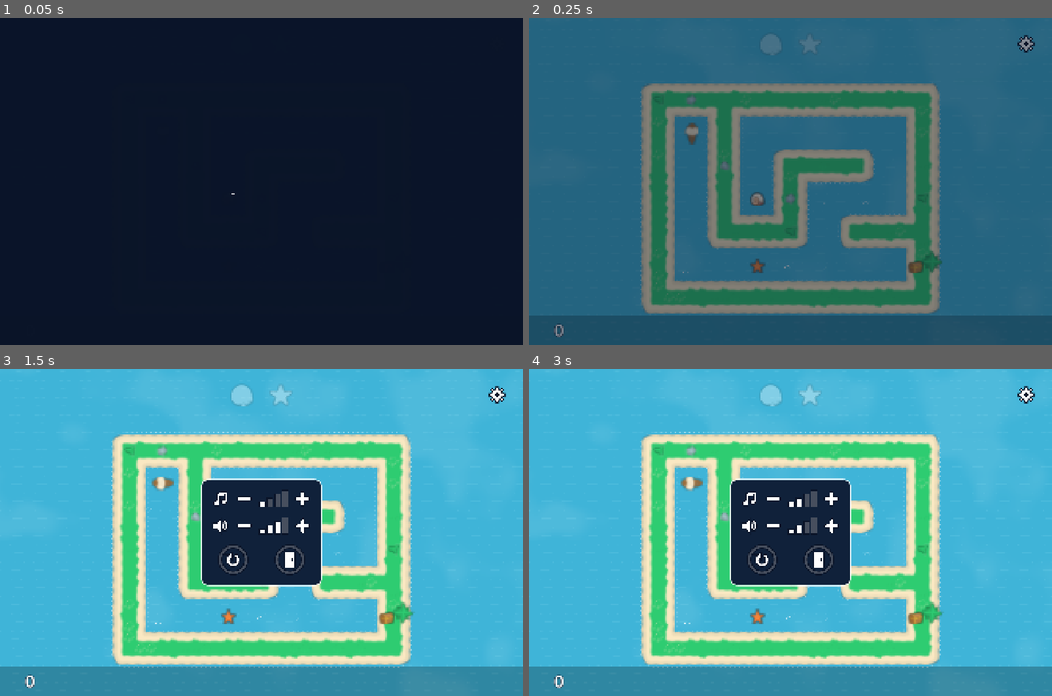
Above: before the commit, frames 1-4 (two rows, left to right).
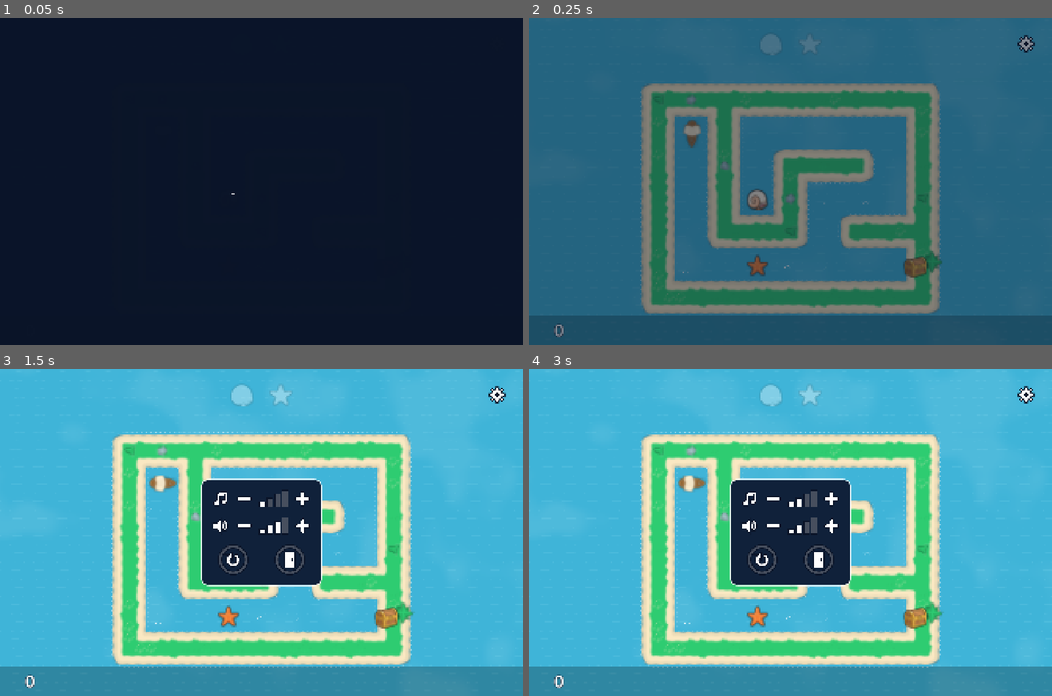
Above: after the commit, the same moments.

Repository: matteoantoci/treasure-bay
Game: Godot game, scene res://main.tscn
Two runs of this game, one before a commit and one after it. Both use one fixed random seed, a clock stepped at 60 frames per second and the inputs below. Sound files missing from this copy of the repository are replaced by a short silence.
Inputs (mouse positions are in pixels of both pictures, inside the frame that each line leads up to):
- Up to frame 1 (0.05 s): no input
- Up to frame 2 (0.25 s): no input
- Up to frame 3 (1.5 s): tap Enter at 0.5, 0.6 s; move the mouse to (496, 395) at 0.52 s; hold Right (move_right) 0.53-1.25 s; click (496, 395) at 0.67 s; tap Space at 0.77 s; click (245, 499) at 1.27 s
- Up to frame 4 (3 s): click (832, 499) at 2.02 s; click (774, 525) at 2.77 s

The runs differ from the first frame. In frame 2, 0.6% of the frame differs, in the area x 29-77%, y 31-80%; in frame 3, 0.5%; in frame 4, 0.5%.

Commit message:
Make the Items, the boat and the chest larger

Diff:
--- a/src/boat_view.gd
+++ b/src/boat_view.gd
@@ -1,4 +1,4 @@
-## The Kenney boat with the white sail, 54 x 86 px at a 130 px tile (spec 7.1, 10). The node scale
+## The Kenney boat with the white sail, 69 x 110 px at a 130 px tile (spec 7.1, 10). The node scale
 ## sets the tile size, and the node rotation the boat direction. The bow of boat_white_sail.png
 ## points down at rotation 0.
 ##
@@ -8,8 +8,9 @@
 extends Node2D
 
 const TEXTURE := preload("res://assets/kenney/ships/boat_white_sail.png")
-## The longer side in px of the prototype tile (ScreenLayout.PROTOTYPE_TILE_PX).
-const LENGTH_PX := 86.0
+## The longer side in px of the prototype tile (ScreenLayout.PROTOTYPE_TILE_PX). The shorter side
+## keeps the aspect of the picture.
+const LENGTH_PX := 110.0
 
 ## True while the boat does not move: it rocks and bobs.
 var idle := true
@@ -40,6 +41,11 @@
 	return Motion.boat_bob(time) if idle else 0.0
 
 
+## The boat picture in node px, at rotation 0, without the rock, the bob, and the hop.
+func hull_rect() -> Rect2:
+	return ScreenLayout.sprite_rect(Vector2.ZERO, TEXTURE.get_size(), LENGTH_PX)
+
+
 func _process(delta: float) -> void:
 	time += delta
 	queue_redraw()
@@ -48,4 +54,4 @@
 func _draw() -> void:
 	# The bob goes down on the screen, whatever the boat direction.
 	draw_set_transform(Vector2(0, bob()).rotated(-rotation), rock(), Vector2(1, hop_scale))
-	draw_texture_rect(TEXTURE, ScreenLayout.sprite_rect(Vector2.ZERO, TEXTURE.get_size(), LENGTH_PX), false)
+	draw_texture_rect(TEXTURE, hull_rect(), false)
--- a/src/items_view.gd
+++ b/src/items_view.gd
@@ -5,7 +5,7 @@
 extends Node2D
 
 ## The Item size in px of the prototype tile (spec 10).
-const ITEM_PX := 60.0
+const ITEM_PX := 90.0
 const SPARKLE_COLOUR := Color.WHITE
 
 ## Seconds of idle motion.
--- a/src/labyrinth_view.gd
+++ b/src/labyrinth_view.gd
@@ -11,8 +11,8 @@
 const KENNEY_TILES_DIR := "res://assets/kenney/tiles/"
 const CHEST_CLOSED := preload("res://assets/sprites/goal/chest_closed.png")
 const CHEST_OPEN := preload("res://assets/sprites/goal/chest_open.png")
-## The chest has the Item size: 60 px of the prototype tile (spec 10, Open gap 3).
-const CHEST_PX := 60.0
+## The chest is 100 px of the prototype tile (spec 10, Open gap 3).
+const CHEST_PX := 100.0
 ## Sizes of a whole Kenney tile picture, in Labyrinth tiles: a rock or bush fills the grass top of
 ## its island, and the palm crown is larger than the chest.
 const DECORATION_TILES := 0.5
--- a/tests/test_main_look.gd
+++ b/tests/test_main_look.gd
@@ -57,9 +57,43 @@
 		t.assert_true(view.palm.visible and view.chest.visible, label + "palm and chest show")
 		t.assert_true(island.has_point(view.palm.position) and view.palm.position.x > island.get_center().x, label + "palm at the far side of the Goal island")
 		t.assert_true(island.has_point(view.chest.position) and view.chest.position.x < island.get_center().x, label + "chest at the side next to the Goal square")
-		var chest_px: float = (view.chest.texture.get_size() * view.chest.scale).x
-		t.assert_true(absf(chest_px - 60.0 * tile_px / 130.0) < 0.01, label + "chest is 60 px of the 130 px tile")
 		t.assert_true(not view.decorations().values().has(IslandLook.PALM), label + "no palm on a wall island")
+	await Scene.remove(t, main)
+	return true
+
+
+## At 1920 x 1200, in the small Labyrinth 1 and the large Labyrinth 20, the Item is 90 px, the
+## boat 69 x 110 px, and the chest 100 px of the 130 px tile (play-improvements spec, part 2).
+func test_items_boat_and_chest_have_their_sizes_in_labyrinths_1_and_20(t) -> bool:
+	var main := await Scene.add_main(t)
+	# The headless window is square. The window size of a 16:10 screen gives the visible rect of
+	# the Child's screen.
+	var window_size: Vector2i = t.root.size
+	t.root.size = Vector2i(1920, 1200)
+	await t.process_frame
+	t.assert_eq(main.get_viewport().get_visible_rect().size, Vector2(1920, 1200), "the screen is 1920 x 1200")
+	var tile_px := {1: 121.0, 20: 56.0}
+	for number: int in tile_px:
+		_show(main, number)
+		var view: LabyrinthView = main.get_node("LabyrinthView")
+		var items: ItemsView = main.get_node("Items")
+		var boat: BoatView = main.get_node("Boat")
+		var s: float = view.tile_px / 130.0
+		var label := "Labyrinth %d: " % number
+		t.assert_eq(view.tile_px, tile_px[number], label + "tile px at 1920 x 1200")
+		t.assert_true(items.shown_ids().size() >= 2, label + "Items show")
+		for item_id in items.shown_ids():
+			var sprite := items.sprite_of(item_id)
+			var item_size := sprite.texture.get_size() * sprite.global_scale
+			t.assert_true(absf(maxf(item_size.x, item_size.y) - 90.0 * s) < 0.01, label + "Item %s is 90 px" % item_id)
+		var hull: Vector2 = boat.hull_rect().size * boat.global_scale
+		t.assert_true(absf(hull.y - 110.0 * s) < 0.01, label + "the boat is 110 px long")
+		t.assert_true(hull.x >= 69.0 * s and hull.x < 70.0 * s, label + "the boat is 69 px wide (%.2f)" % (hull.x / s))
+		var picture := BoatView.TEXTURE.get_size()
+		t.assert_true(absf(hull.x / hull.y - picture.x / picture.y) < 0.001, label + "the boat keeps the aspect of its picture")
+		var chest: Vector2 = view.chest.texture.get_size() * view.chest.global_scale
+		t.assert_true(absf(maxf(chest.x, chest.y) - 100.0 * s) < 0.01, label + "the chest is 100 px")
+	t.root.size = window_size
 	await Scene.remove(t, main)
 	return true
 
--- a/tests/test_main_motion.gd
+++ b/tests/test_main_motion.gd
@@ -47,11 +47,19 @@
 	t.assert_eq(effects.flying_items().size(), 1, "the Item flies")
 	t.assert_eq(row.fills[1].modulate.a, 0.0, "its outline is still empty")
 	var bounce_scale: Vector2 = row.outlines[1].scale
+	var flying := effects.flying_items()[0]
+	var texture_px := maxf(flying.texture.get_width(), flying.texture.get_height())
+	var smallest := INF
 	while row.fills[1].modulate.a == 0.0 and _seconds_since(start) < 2.0:
+		if is_instance_valid(flying):
+			smallest = minf(smallest, texture_px * flying.scale.x)
 		await t.process_frame
 	_near(t, _seconds_since(start), Motion.item_fly_arrival(), "the outline starts to fill at the arrival of the Item")
 	t.assert_true(row.outlines[1].scale.x > bounce_scale.x, "the outline bounces from a larger size")
 	t.assert_eq(effects.flying_items().size(), 0, "the Item is in its outline")
+	# The Item is 90 px of the 130 px tile on the water, and it shrinks to 0.55 times that size.
+	var item_px: float = 90.0 * main.get_node("LabyrinthView").tile_px / 130.0
+	t.assert_true(absf(smallest / item_px - 0.55) < 0.02, "the Item shrinks to 0.55 times its size (%.3f)" % (smallest / item_px))
 	await Scene.remove(t, main)
 	return true
 
@@ -90,7 +98,9 @@
 
 ## The Sea friend grows next to the Goal island at the far side, away from the chest and the boat,
 ## so the open chest and the boat stay in view (spec 6.2, 8.5, 8.6, Open gap 3). The check uses the
-## box of the opaque pixels of each of the 20 Sea friend pictures at the end of the growth.
+## box of the opaque pixels of each of the 20 Sea friend pictures at the end of the growth. A corner
+## is at most a quarter of the chest box: the 100 px chest of the play-improvements spec reaches up
+## to the lower-left corner of the Sea friend.
 func test_the_sea_friend_leaves_the_open_chest_and_the_boat_in_view(t) -> bool:
 	var main := await Scene.add_main(t)
 	var view: LabyrinthView = main.get_node("LabyrinthView")
@@ -112,7 +122,7 @@
 		var texture: Texture2D = load(SeaFriends.texture_path(id))
 		var shape := _opaque_rect(texture, friend.position, Motion.FRIEND_PX * Motion.FRIEND_SCALE * s)
 		var on_chest := shape.intersection(chest).get_area() / chest.get_area()
-		t.assert_true(on_chest <= 0.2, "%s covers at most a corner of the open chest (%.2f of its box)" % [id, on_chest])
+		t.assert_true(on_chest <= 0.25, "%s covers at most a corner of the open chest (%.2f of its box)" % [id, on_chest])
 		t.assert_true(not shape.intersects(boat_rect), "%s does not cover the boat" % id)
 	await Scene.remove(t, main)
 	return true
@@ -134,7 +144,6 @@
 func test_a_new_area_shows_its_first_item_big_in_the_centre(t) -> bool:
 	var main := await Scene.add_main(t)
 	var fade: FadeView = main.get_node("Fade")
-	var items: ItemsView = main.get_node("Items")
 	_show(main, 5)
 	# The times start when Labyrinth 6 shows, with the fade-in.
 	var start := [0]
@@ -156,8 +165,9 @@
 		if fade_out_at < 0.0 and fade.area_item.modulate.a < 1.0:
 			fade_out_at = _seconds_since(start[0])
 		await t.process_frame
-	var item_px: float = items.item_px()
-	t.assert_true(biggest > 1.99 * item_px and biggest < 2.4 * item_px, "it grows to 2 times the Item size (with the back overshoot)")
+	# The Item is 90 px of the 130 px tile of Labyrinth 6.
+	var item_px: float = 90.0 * main.get_node("LabyrinthView").tile_px / 130.0
+	t.assert_true(biggest > 1.99 * item_px and biggest < 2.4 * item_px, "it grows to 2 times the Item size of 90 px (with the back overshoot)")
 	# The first frame after the new Labyrinth can be long, so the times are measured between the
 	# steps: the unlock at 500 ms, the fade-out at 1 s, the end at 1.4 s.
 	var gone_at := _seconds_since(start[0])
